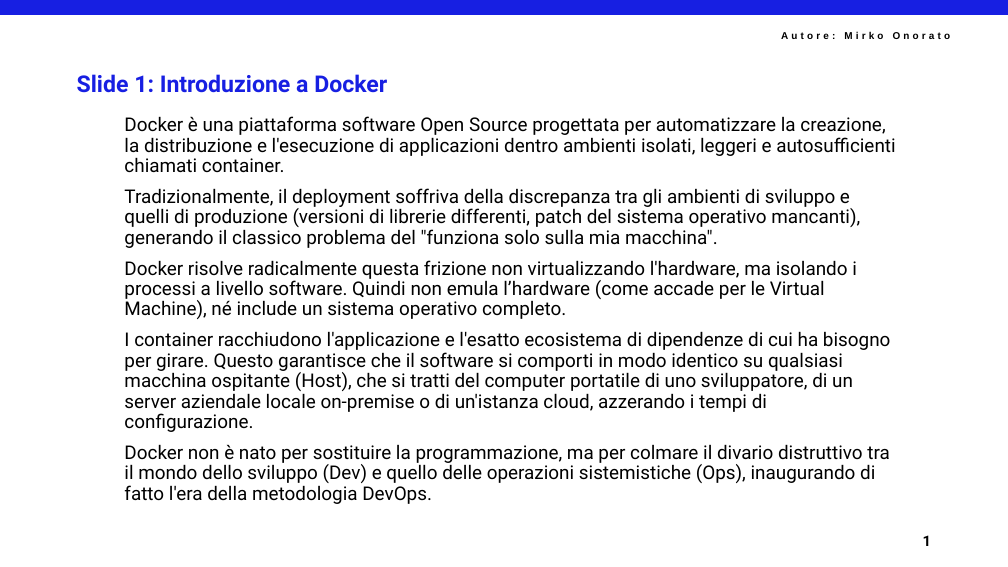
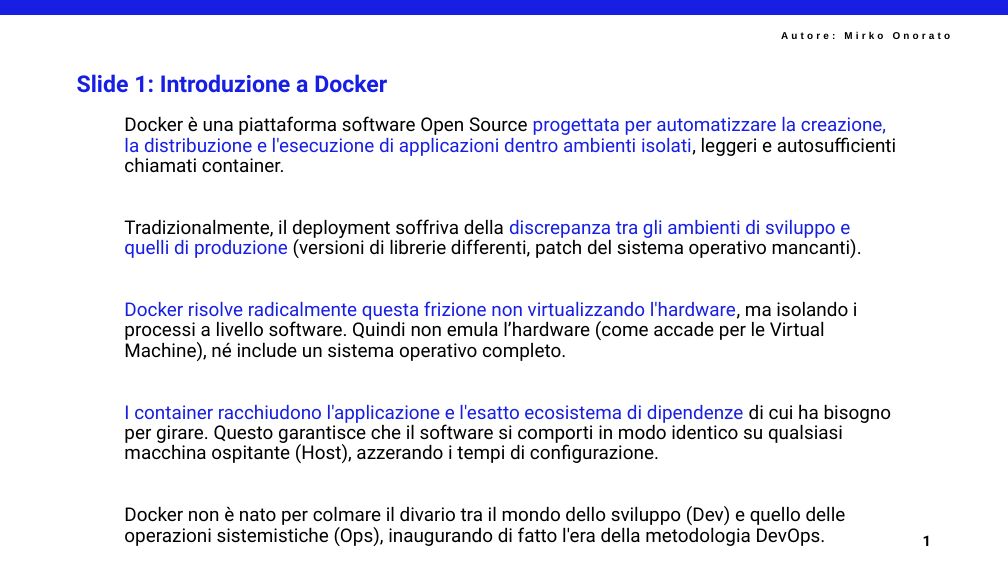
Before and after one commit to mirkoSkF/Docker-Slides, a slide deck: slide 3 of 1 - Introduzione a Docker.pptx. Drawn at 1008x567 pixels with LibreOffice and Linux fonts; fonts in the diff are those of the drawing; background and template pictures are left out. Boxes give left, top, right and bottom in pixels: in the first picture for what was removed or moved away, otherwise in the second. Text is boxed around its words. In the diff, an @@ line names an element or a change of style, - is before the commit and + after.

```diff
--- a/1 - Introduzione a Docker.pptx
+++ b/1 - Introduzione a Docker.pptx
@@ text at (124, 116, 896, 361): text colour #000000 to #171FE2 in "progettata per automatizzare la creazione, la distribuzione ...", "Docker risolve radicalmente questa frizione non virtualizzan ..." @@
@@ text at (124, 219, 862, 258): text changed @@
-Tradizionalmente, il deployment soffriva della discrepanza tra gli ambienti di sviluppo e quelli di produzione (versioni di librerie differenti, patch del sistema operativo mancanti), generando il classico problema del "funziona solo sulla mia macchina".
+Tradizionalmente, il deployment soffriva della discrepanza tra gli ambienti di sviluppo e quelli di produzione (versioni di librerie differenti, patch del sistema operativo mancanti).
@@ text at (124, 404, 892, 546): text changed @@
-I container racchiudono l'applicazione e l'esatto ecosistema di dipendenze di cui ha bisogno per girare. Questo garantisce che il software si comporti in modo identico su qualsiasi macchina ospitante (Host), che si tratti del computer portatile di uno sviluppatore, di un server aziendale locale on-premise o di un'istanza cloud, azzerando i tempi di configurazione.
-Docker non è nato per sostituire la programmazione, ma per colmare il divario distruttivo tra il mondo dello sviluppo (Dev) e quello delle operazioni sistemistiche (Ops), inaugurando di fatto l'era della metodologia DevOps.
+I container racchiudono l'applicazione e l'esatto ecosistema di dipendenze di cui ha bisogno per girare. Questo garantisce che il software si comporti in modo identico su qualsiasi macchina ospitante (Host), azzerando i tempi di configurazione.
+Docker non è nato per colmare il divario tra il mondo dello sviluppo (Dev) e quello delle operazioni sistemistiche (Ops), inaugurando di fatto l'era della metodologia DevOps.
```
Also in this commit, not shown: 4 other slides changed.
